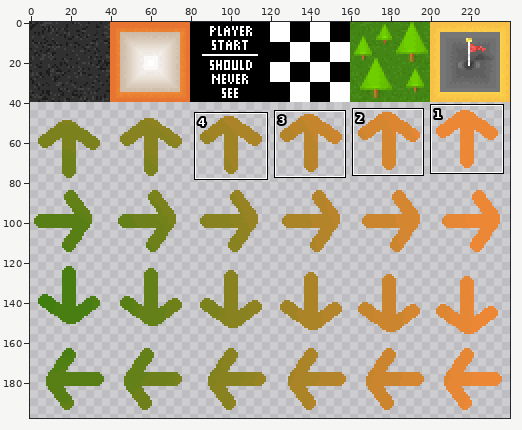
Two versions of one sprite sheet, images/track_all_sheet.png. The first picture is a wide view before the edit; the outline marks the close-up.
Close-up. Before the edit:
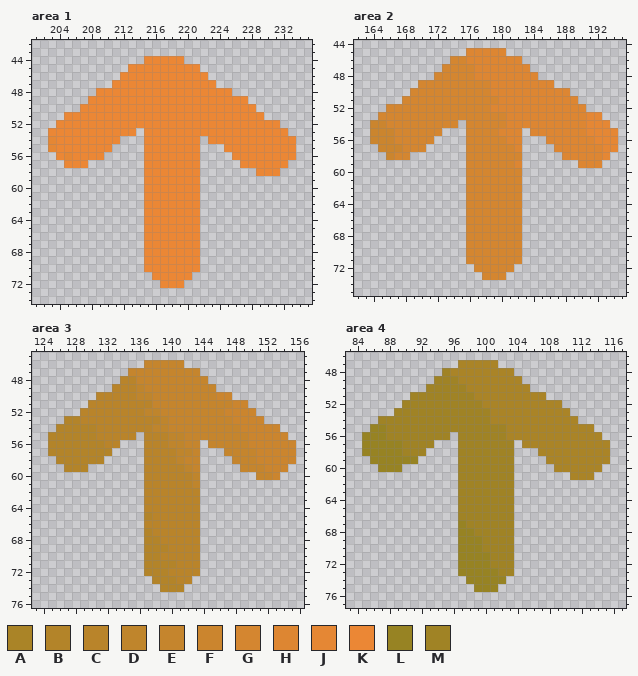
The file is 240x200 pixels. Colours within 5 levels of each other are drawn and written as one. Shown: area 1: x 201..235, y 42..74; area 2: x 162..195, y 44..75; area 3: x 123..156, y 45..76; area 4: x 83..117, y 46..77. The wide view leaves out empty margins. The commit also changed other parts of the picture, which this record leaves out.
Palette (. is transparent): A #aa8427  B #b38429  C #b9842a  D #bf852c  E #c5852d  F #cb852e  G #d48630  H #dd8632  J #e58734  K #eb8735  L #978323  M #a08325
Pixels before, area 1, first column x 203:
44 ............KKKKK..............
45 ..........KKKKKKKKK............
46 .........KKKKKKKKKKK...........
47 ........KKKKKKKKKKKKK..........
48 ......KKKKKKKKKKKKKKKKK........
49 .....KKKKKKKKKKKKKKKKKKKK......
50 ....KKKKKKKKKKKKKKKKKKKKKK.....
51 ..KKKKKKKKKKKKKKKKKKKKKKKKK....
52 .KKKKKKKKKKKKKKKKKKKKKKKKKKKK..
53 KKKKKKKKKKK.KKKKKKKKKKKKKKKKKK.
54 JKKKKKKKK...KKKKKKK.KKKKKKKKKKK
55 JKKKKKKK....KKKKKKK...KKKKKKKKK
56 .KJKKKK.....KKKKKKK....KKKKKKKK
57 ..KKK.......KKKKKKK.....KKKKKK.
58 ............KKKKKKK.......KKK..
59 ............KKKKKKK............
60 ............KKKKKKK............
61 ............KKKKKKK............
62 ............KKKKKKK............
63 ............KKKKKKK............
64 ............KKKKKKK............
65 ............KKKKKKK............
66 ............KKKKKKK............
67 ............KKKKKKK............
68 ............KKKKKKK............
69 ............KKKKKKK............
70 ............KKKKKKK............
71 .............KKKKK.............
72 ..............KKK..............
Pixels before, area 2, first column x 164:
45 ............HHHHH..............
46 ..........GGHHHHHHH............
47 .........GGGGHHHHHHH...........
48 ........GGGGGHHHHHHHH..........
49 ......GGGGGGGGGHHHHHHHH........
50 .....GGGGGGGGGGHHHHHHHHHH......
51 ....GGGGGGGGGGGGHHHHHHHHHH.....
52 ..GGGGGGGGGGGGGHHHHHHHHHHHH....
53 .GGGGGGGGGGGGGGGGHHHHHHHHHHJJ..
54 FFGGGGGGGGG.GGGGGHHHHHHHHHHJJJ.
55 FFFGGGGGG...GGGGHHH.HHHHHHHJJJJ
56 FFFGGGGG....GGGGGHH...HHHHHHJJJ
57 .FFFGGG.....GGGGGGH....HHHHHHJJ
58 ..FGG.......GGGGGGG.....HHHHHJ.
59 ............GGGGGGH.......HHH..
60 ............GGGGGGG............
61 ............GGGGGGG............
62 ............GGGGGGG............
63 ............GGGGGGG............
64 ............GGGGGGG............
65 ............GGGGGGG............
66 ............GGGGGGG............
67 ............GGGGGGG............
68 ............GGGGGGG............
69 ............GGGGGGG............
70 ............GGGGGGG............
71 ............GGGGGGG............
72 .............GGGGG.............
73 ..............GGG..............
Pixels before, area 3, first column x 125:
46 ............EEEEE..............
47 ..........EEEEEEEEE............
48 .........CCEEEEEEEEE...........
49 ........CCCDEEEEEEEEE..........
50 ......CCCCCDDEEEEEEEEFF........
51 .....CCCCCCCCEEEEEEEEEEFF......
52 ....CCCCCCCCDDEEEEEEEEFFFF.....
53 ..BBCCCCCCCCCCDEEEEEEEEFFFF....
54 .BBBBBCCCCCCCDDEEEEEEEEEFFFFF..
55 BBBBBBCCCCC.CCCDDEEEEEEEEFFFFF.
56 BBBBBBBCC...CCCDDEE.EEEEEFFFFFF
57 BBBBBBBB....CCCCDDE...EEEEFFFFF
58 .BBBBBB.....CCCCDEE....EEEFFFFF
59 ..BBB.......CCCCCDE.....EEEFFF.
60 ............CCCCCCD.......EEF..
61 ............CCCCCCD............
62 ............CCCCCCC............
63 ............CCCCCCC............
64 ............CCCCCCC............
65 ............BCCCCCC............
66 ............CCCCCCC............
67 ............BCCCCCC............
68 ............BBCCCCC............
69 ............BBBCCCC............
70 ............BBCCCCC............
71 ............BBBBCCC............
72 ............BBBCCCC............
73 .............BBBCC.............
74 ..............BBB..............
Pixels before, area 4, first column x 85:
47 ............AAAAA..............
48 ..........MAAAAAAAA............
49 .........MMMAAAAAAAA...........
50 ........MMMMMAAAAAAAA..........
51 ......MMMMMMMMAAAAAAAAA........
52 .....MMMMMMMMMMAAAAAAAAAA......
53 ....MMMMMMMMMMMMAAAAAAAAAA.....
54 ..MMMMMMMMMMMMMMAAAAAAAAAAA....
55 .LLMMMMMMMMMMMMMMMAAAAAAAAAAA..
56 LLLMMMMMMMM.MMMMMMAAAAAAAAAAAA.
57 LLLLLMMMM...MMMMMMM.AAAAAAAAAAA
58 LLLLLMMM....MMMMMMM...AAAAAAAAA
59 .LLLLLL.....MMMMMMM....AAAAAAAA
60 ..LLL.......MMMMMMM.....AAAAAA.
61 ............MMMMMMM.......AAA..
62 ............MMMMMMM............
63 ............MMMMMMM............
64 ............MMMMMMM............
65 ............MMMMMMM............
66 ............MMMMMMM............
67 ............LMMMMMM............
68 ............LLMMMMM............
69 ............LLLMMMM............
70 ............LLLMMMM............
71 ............LLLLMMM............
72 ............LLLLMMM............
73 ............LLLLLMM............
74 .............LLLLL.............
75 ..............LLL..............
And afterwards:
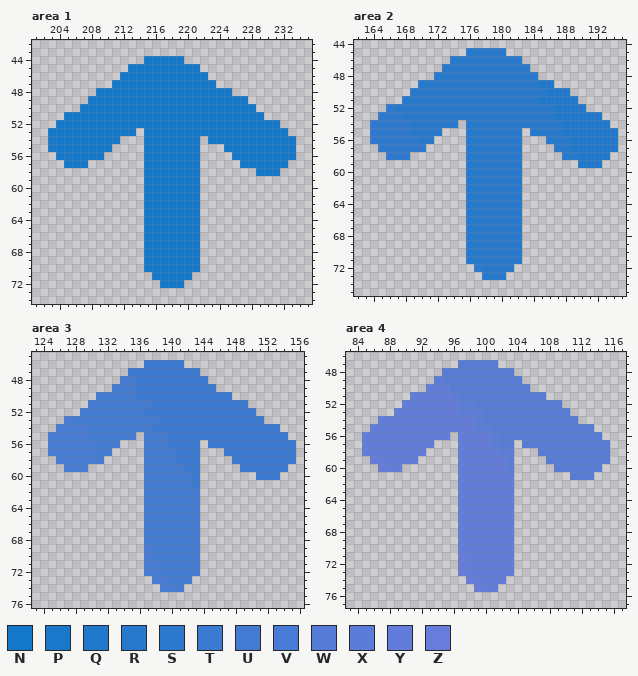
Colours new in this view: N #1478ca  P #1a78cb  Q #2179cd  R #2779ce  S #2e79d0  T #3b7ad2  U #427ad4  V #487bd5  W #567cd8  X #5c7cd9  Y #627cdb  Z #687cdc
Difference:
Changed rows in their new state; - is an unchanged pixel.
Area 1:
first column x 203:
44 ------------NNNNN--------------
45 ----------NNNNNNNNN------------
46 ---------NNNNNNNNNNN-----------
47 --------NNNNNNNNNNNNN----------
48 ------NNNNNNNNNNNNNNNNN--------
49 -----NNNNNNNNNNNNNNNNNNNN------
50 ----NNNNNNNNNNNNNNNNNNNNNN-----
51 --NNNNNNNNNNNNNNNNNNNNNNNNN----
52 -NNNNNNNNNNNNNNNNNNNNNNNNNNNN--
53 NNNNNNNNNNN-NNNNNNNNNNNNNNNNNN-
54 PNNNNNNNN---NNNNNNN-NNNNNNNNNNN
55 PNNNNNNN----NNNNNNN---NNNNNNNNN
56 -NPNNNN-----NNNNNNN----NNNNNNNN
57 --NNN-------NNNNNNN-----NNNNNN-
58 ------------NNNNNNN-------NNN--
59 ------------NNNNNNN------------
60 ------------NNNNNNN------------
61 ------------NNNNNNN------------
62 ------------NNNNNNN------------
63 ------------NNNNNNN------------
64 ------------NNNNNNN------------
65 ------------NNNNNNN------------
66 ------------NNNNNNN------------
67 ------------NNNNNNN------------
68 ------------NNNNNNN------------
69 ------------NNNNNNN------------
70 ------------NNNNNNN------------
71 -------------NNNNN-------------
72 --------------NNN--------------
Area 2:
first column x 164:
45 ------------RRRRR--------------
46 ----------RRRRRRRRR------------
47 ---------RRRRRRRRRRR-----------
48 --------RRRRRRRRRRRRR----------
49 ------RRRRRRRRRRRRRRRQQ--------
50 -----RRRRRRRRRRRRRRRRRQQQ------
51 ----RRRRRRRRRRRRRRRRRQQQQQ-----
52 --SRRRRRRRRRRRRRRRRRRRRQQQQ----
53 -SSSRRRRRRRRRRRRRRRRRRRQQQQQQ--
54 SSSSSRRRRRR-RRRRRRRRRRRRQQQQQQ-
55 SSSSSRRRR---RRRRRRR-RRRRQQQQQQQ
56 SSSSSSRR----RRRRRRR---RRRQQQQQQ
57 -SSSSSS-----RRRRRRR----RRQQQQQQ
58 --SSS-------RRRRRRR-----RRQQQQ-
59 ------------RRRRRRR-------QQQ--
60 ------------RRRRRRR------------
61 ------------RRRRRRR------------
62 ------------RRRRRRR------------
63 ------------RRRRRRR------------
64 ------------RRRRRRR------------
65 ------------RRRRRRR------------
66 ------------RRRRRRR------------
67 ------------RRRRRRR------------
68 ------------RRRRRRR------------
69 ------------RRRRRRR------------
70 ------------RRRRRRR------------
71 ------------RRRRRRR------------
72 -------------SRRRR-------------
73 --------------RRR--------------
Area 3:
first column x 125:
46 ------------TTTTT--------------
47 ----------TTTTTTTTT------------
48 ---------UUTTTTTTTTT-----------
49 --------UUUTTTTTTTTTT----------
50 ------UUUUUTTTTTTTTTTTT--------
51 -----UUUUUUUUTTTTTTTTTTTT------
52 ----UUUUUUUUTTTTTTTTTTTTTT-----
53 --VUUUUUUUUUUUTTTTTTTTTTTTT----
54 -VVVVUUUUUUUUTTTTTTTTTTTTTTTT--
55 VVVVVUUUUUU-UUUTTTTTTTTTTTTTTT-
56 VVVVVVUUU---UUUTTTT-TTTTTTTTTTT
57 VVVVVVUU----UUUUTTT---TTTTTTTTT
58 -VVVVVU-----UUUUTTT----TTTTTTTT
59 --VVV-------UUUUUTT-----TTTTTT-
60 ------------UUUUUUT-------TTT--
61 ------------UUUUUUT------------
62 ------------UUUUUUU------------
63 ------------UUUUUUU------------
64 ------------UUUUUUU------------
65 ------------UUUUUUU------------
66 ------------UUUUUUU------------
67 ------------UUUUUUU------------
68 ------------UUUUUUU------------
69 ------------VUUUUUU------------
70 ------------VUUUUUU------------
71 ------------VVUUUUU------------
72 ------------VVUUUUU------------
73 -------------VVUUU-------------
74 --------------VVU--------------
Area 4:
first column x 85:
47 ------------WWWWW--------------
48 ----------WWWWWWWWW------------
49 ---------XWWWWWWWWWW-----------
50 --------YYYWWWWWWWWWW----------
51 ------YYYYYXWWWWWWWWWWW--------
52 -----YYYYYYYXXWWWWWWWWWWW------
53 ----YYYYYYYYXXXWWWWWWWWWWW-----
54 --YYYYYYYYYYYYXWWWWWWWWWWWW----
55 -YYYYYYYYYYYYYXXWWWWWWWWWWWWW--
56 YYYYYYYYYYY-YYYYXWWWWWWWWWWWWW-
57 YYYYYYYYY---YYYYXWW-WWWWWWWWWWW
58 YYYYYYYY----YYYYYXX---WWWWWWWWW
59 -ZYYYYY-----YYYYYYX----WWWWWWWW
60 --ZYY-------YYYYYYX-----WWWWWW-
61 ------------YYYYYYY-------WWW--
62 ------------YYYYYYY------------
63 ------------YYYYYYY------------
64 ------------YYYYYYY------------
65 ------------YYYYYYY------------
66 ------------YYYYYYY------------
67 ------------YYYYYYY------------
68 ------------YYYYYYY------------
69 ------------YYYYYYY------------
70 ------------YYYYYYY------------
71 ------------ZYYYYYY------------
72 ------------ZYYYYYY------------
73 ------------ZYYYYYY------------
74 -------------ZYYYY-------------
75 --------------ZYY--------------
Pixel boxes of the changes (left, top, right, bottom) in both close-ups:
changed: (48, 56, 296, 288)
changed: (370, 48, 618, 280)
changed: (48, 360, 296, 592)
changed: (362, 360, 610, 592)
